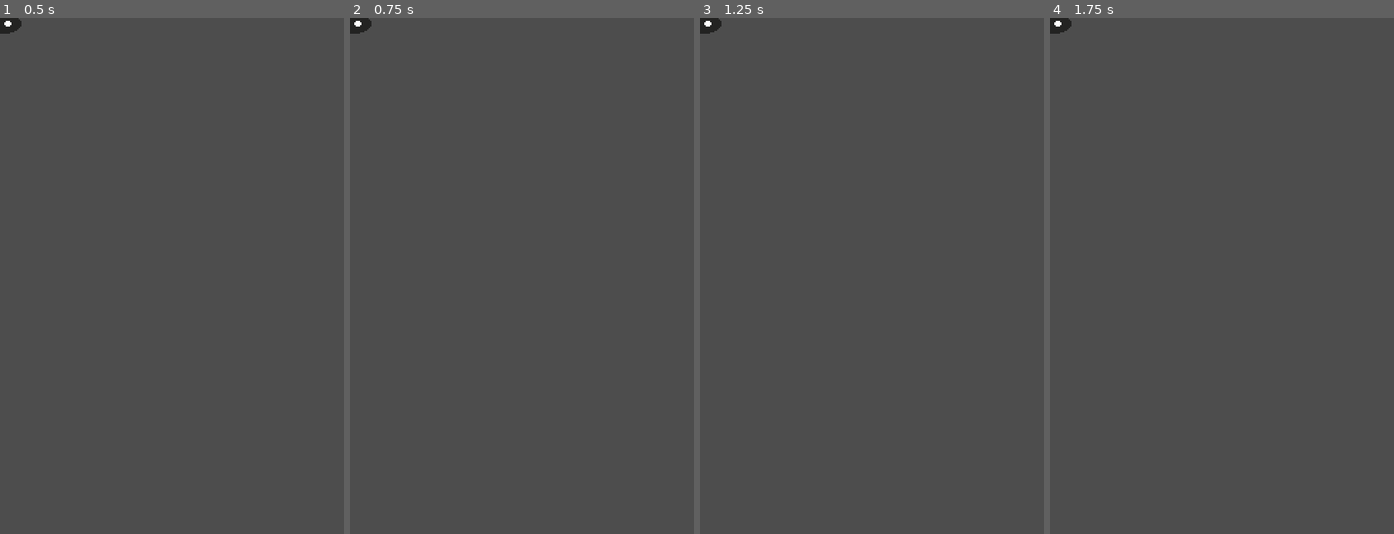
Above: before the commit, frames 1-4 (left to right).
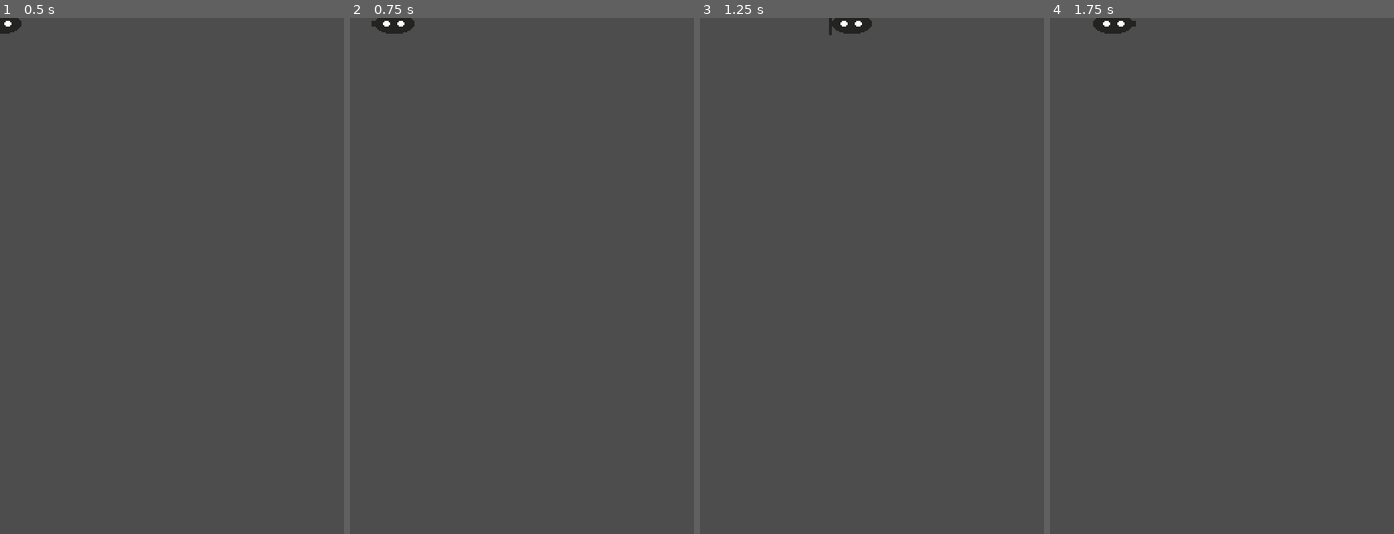
Above: after the commit, the same moments.

Repository: seb-navarro/Endless_Depth
Game: Godot game, scene res://player/player.tscn
Two runs of this game, one before a commit and one after it. Both use one fixed random seed, a clock stepped at 60 frames per second and the inputs below. The project has no main scene, so this scene is started directly.
Inputs:
- Up to frame 1 (0.5 s): no input
- Up to frame 2 (0.75 s): tap Enter at 0.5 s; hold D (move_right, bound only after the commit) from 0.53 s (still down)
- Up to frame 3 (1.25 s): keep holding D (move_right, bound only after the commit)
- Up to frame 4 (1.75 s): release D (move_right, bound only after the commit) at 1.28 s; hold A (move_left, bound only after the commit) from 1.28 s (still down)

Frame 1 is identical in both runs. In frame 2, 0.5% of the frame differs, in the area x 0-19%, y 0-4%; in frame 3, 0.5%, in the area x 0-50%, y 0-4%; in frame 4, 0.5%.

Commit message:
Created player script with basic movement functionality

Diff:
--- /dev/null
+++ b/player/player.gd
@@ -0,0 +1,44 @@
+extends Area2D
+
+signal hit
+
+@export var speed = 300
+var screen_size
+
+
+# Called when the node enters the scene tree for the first time.
+func _ready() -> void:
+	screen_size = get_viewport_rect().size
+	$AnimatedSprite2D.animation = "submarine"
+
+
+# Called every frame. 'delta' is the elapsed time since the previous frame.
+func _process(delta: float) -> void:
+	var velocity = Vector2.ZERO
+
+	if Input.is_action_pressed("move_right"):
+		velocity.x += 1
+	if Input.is_action_pressed("move_left"):
+		velocity.x -= 1
+
+	if velocity.length() > 0:
+		velocity = velocity.normalized() * speed
+
+	$AnimatedSprite2D.play()
+
+	position += velocity * delta
+	position = position.clamp(Vector2.ZERO, screen_size)
+
+	if velocity.x != 0:
+		$AnimatedSprite2D.flip_h = velocity.x < 0
+
+
+func _on_body_entered(body: Node2D) -> void:
+	hide() # Player disappears after being hit.
+	hit.emit()
+	$CollisionShape2D.set_deferred("disabled", true)
+
+func start(pos):
+	position = pos
+	show()
+	$CollisionShape2D.disabled = false
--- a/player/player.tscn
+++ b/player/player.tscn
@@ -1,19 +1,6 @@
-[gd_scene load_steps=72 format=3 uid="uid://wp7styrjr6eh"]
+[gd_scene load_steps=31 format=3 uid="uid://wp7styrjr6eh"]
 
-[ext_resource type="Texture2D" uid="uid://dgcnm4iufab5e" path="res://assets/art/player/Submarine (down-left) - Endless Depth/submarine_down_left_00.png" id="1_yggkf"]
-[ext_resource type="Texture2D" uid="uid://bftw522j4grti" path="res://assets/art/player/Submarine (down-left) - Endless Depth/submarine_down_left_01.png" id="2_gl640"]
-[ext_resource type="Texture2D" uid="uid://dyi38afqda8e1" path="res://assets/art/player/Submarine (down-left) - Endless Depth/submarine_down_left_02.png" id="3_vmjhp"]
-[ext_resource type="Texture2D" uid="uid://mfk7mcbg1qls" path="res://assets/art/player/Submarine (down-left) - Endless Depth/submarine_down_left_03.png" id="4_4x6bw"]
-[ext_resource type="Texture2D" uid="uid://cnqrgr2ko27bi" path="res://assets/art/player/Submarine (down-left) - Endless Depth/submarine_down_left_04.png" id="5_vvgsq"]
-[ext_resource type="Texture2D" uid="uid://wpd3ikwiau8t" path="res://assets/art/player/Submarine (down-left) - Endless Depth/submarine_down_left_05.png" id="6_l2fpb"]
-[ext_resource type="Texture2D" uid="uid://ynfsikmhao08" path="res://assets/art/player/Submarine (down-left) - Endless Depth/submarine_down_left_06.png" id="7_g802m"]
-[ext_resource type="Texture2D" uid="uid://d153rcvj5tmng" path="res://assets/art/player/Submarine (down-left) - Endless Depth/submarine_down_left_07.png" id="8_vopxl"]
-[ext_resource type="Texture2D" uid="uid://bf4psnxj4b4ou" path="res://assets/art/player/Submarine (down-left) - Endless Depth/submarine_down_left_08.png" id="9_rvilv"]
-[ext_resource type="Texture2D" uid="uid://bf5f82vugb5oq" path="res://assets/art/player/Submarine (down-left) - Endless Depth/submarine_down_left_09.png" id="10_5p6ih"]
-[ext_resource type="Texture2D" uid="uid://dv4hojiqjei7f" path="res://assets/art/player/Submarine (down-left) - Endless Depth/submarine_down_left_10.png" id="11_4xg00"]
-[ext_resource type="Texture2D" uid="uid://bhuokp51ia14d" path="res://assets/art/player/Submarine (down-left) - Endless Depth/submarine_down_left_11.png" id="12_o240o"]
-[ext_resource type="Texture2D" uid="uid://dbspbkx2a004y" path="res://assets/art/player/Submarine (down-left) - Endless Depth/submarine_down_left_12.png" id="13_1uosj"]
-[ext_resource type="Texture2D" uid="uid://tlontp1of4ef" path="res://assets/art/player/Submarine (down-left) - Endless Depth/submarine_down_left_13.png" id="14_nayhp"]
+[ext_resource type="Script" path="res://player/player.gd" id="1_dtnh2"]
 [ext_resource type="Texture2D" uid="uid://btnhsa8dxdftb" path="res://assets/art/player/Submarine (down-right) - Endless Depth/submarine_down_right_00.png" id="15_qfid1"]
 [ext_resource type="Texture2D" uid="uid://b1k55lawaggjk" path="res://assets/art/player/Submarine (down-right) - Endless Depth/submarine_down_right_01.png" id="16_jhe65"]
 [ext_resource type="Texture2D" uid="uid://dfahgw0n34164" path="res://assets/art/player/Submarine (down-right) - Endless Depth/submarine_down_right_02.png" id="17_p260t"]
@@ -28,34 +15,6 @@
 [ext_resource type="Texture2D" uid="uid://bvao72gltjpgu" path="res://assets/art/player/Submarine (down-right) - Endless Depth/submarine_down_right_11.png" id="26_4x826"]
 [ext_resource type="Texture2D" uid="uid://o4ypm3eedath" path="res://assets/art/player/Submarine (down-right) - Endless Depth/submarine_down_right_12.png" id="27_lmtqe"]
 [ext_resource type="Texture2D" uid="uid://ceo82bkoq5a73" path="res://assets/art/player/Submarine (down-right) - Endless Depth/submarine_down_right_13.png" id="28_oi8og"]
-[ext_resource type="Texture2D" uid="uid://byg1d6lr2jcd7" path="res://assets/art/player/Submarine (game-over) - Endless Depth/submarine_game_over_00.png" id="29_elvup"]
-[ext_resource type="Texture2D" uid="uid://cxfjthmpqu02t" path="res://assets/art/player/Submarine (game-over) - Endless Depth/submarine_game_over_01.png" id="30_p2cfo"]
-[ext_resource type="Texture2D" uid="uid://baiumg0i6fux6" path="res://assets/art/player/Submarine (game-over) - Endless Depth/submarine_game_over_02.png" id="31_n4dl2"]
-[ext_resource type="Texture2D" uid="uid://br14r6wq840p0" path="res://assets/art/player/Submarine (game-over) - Endless Depth/submarine_game_over_03.png" id="32_mv1qq"]
-[ext_resource type="Texture2D" uid="uid://6r0gpses7it1" path="res://assets/art/player/Submarine (game-over) - Endless Depth/submarine_game_over_04.png" id="33_qnyni"]
-[ext_resource type="Texture2D" uid="uid://bpnddhh8lvwnc" path="res://assets/art/player/Submarine (game-over) - Endless Depth/submarine_game_over_05.png" id="34_3vfqg"]
-[ext_resource type="Texture2D" uid="uid://dmw0bcn4xqfeq" path="res://assets/art/player/Submarine (game-over) - Endless Depth/submarine_game_over_06.png" id="35_23jcr"]
-[ext_resource type="Texture2D" uid="uid://bvyd1cki52nae" path="res://assets/art/player/Submarine (game-over) - Endless Depth/submarine_game_over_07.png" id="36_8bgq1"]
-[ext_resource type="Texture2D" uid="uid://c5cg7dbeg8flx" path="res://assets/art/player/Submarine (game-over) - Endless Depth/submarine_game_over_08.png" id="37_qkigb"]
-[ext_resource type="Texture2D" uid="uid://b5wfr5uk67u5c" path="res://assets/art/player/Submarine (game-over) - Endless Depth/submarine_game_over_09.png" id="38_ab4cj"]
-[ext_resource type="Texture2D" uid="uid://clshyun24w1vl" path="res://assets/art/player/Submarine (game-over) - Endless Depth/submarine_game_over_10.png" id="39_cosi8"]
-[ext_resource type="Texture2D" uid="uid://bukwioksotqqk" path="res://assets/art/player/Submarine (game-over) - Endless Depth/submarine_game_over_11.png" id="40_jsbid"]
-[ext_resource type="Texture2D" uid="uid://cylm0rbnk34b2" path="res://assets/art/player/Submarine (game-over) - Endless Depth/submarine_game_over_12.png" id="41_fo1rw"]
-[ext_resource type="Texture2D" uid="uid://daix5oxvgt07l" path="res://assets/art/player/Submarine (game-over) - Endless Depth/submarine_game_over_13.png" id="42_8djfc"]
-[ext_resource type="Texture2D" uid="uid://dfquvgrp5cer2" path="res://assets/art/player/Submarine (Left)  - Endless Depth/submarine_left_00.png" id="43_d8bk8"]
-[ext_resource type="Texture2D" uid="uid://bxikl5n5vbnnm" path="res://assets/art/player/Submarine (Left)  - Endless Depth/submarine_left_01.png" id="44_p2uq3"]
-[ext_resource type="Texture2D" uid="uid://dsatv5qlf103p" path="res://assets/art/player/Submarine (Left)  - Endless Depth/submarine_left_02.png" id="45_fs1aw"]
-[ext_resource type="Texture2D" uid="uid://b5baanl8ry331" path="res://assets/art/player/Submarine (Left)  - Endless Depth/submarine_left_03.png" id="46_s714v"]
-[ext_resource type="Texture2D" uid="uid://2pr4ncet5334" path="res://assets/art/player/Submarine (Left)  - Endless Depth/submarine_left_04.png" id="47_22vpm"]
-[ext_resource type="Texture2D" uid="uid://bv6q8wipsptvp" path="res://assets/art/player/Submarine (Left)  - Endless Depth/submarine_left_05.png" id="48_rpemu"]
-[ext_resource type="Texture2D" uid="uid://cqnpp27v8lt17" path="res://assets/art/player/Submarine (Left)  - Endless Depth/submarine_left_06.png" id="49_5vs0a"]
-[ext_resource type="Texture2D" uid="uid://cnknstbu8j74h" path="res://assets/art/player/Submarine (Left)  - Endless Depth/submarine_left_07.png" id="50_l4cmx"]
-[ext_resource type="Texture2D" uid="uid://dl5o1lkyw53ka" path="res://assets/art/player/Submarine (Left)  - Endless Depth/submarine_left_08.png" id="51_8x8pq"]
-[ext_resource type="Texture2D" uid="uid://d3t6icg4hc76h" path="res://assets/art/player/Submarine (Left)  - Endless Depth/submarine_left_09.png" id="52_0a60s"]
-[ext_resource type="Texture2D" uid="uid://6mmoa81auk32" path="res://assets/art/player/Submarine (Left)  - Endless Depth/submarine_left_10.png" id="53_xtba8"]
-[ext_resource type="Texture2D" uid="uid://dh1rqu6kvrjil" path="res://assets/art/player/Submarine (Left)  - Endless Depth/submarine_left_11.png" id="54_cidgj"]
-[ext_resource type="Texture2D" uid="uid://dmcen512kmne6" path="res://assets/art/player/Submarine (Left)  - Endless Depth/submarine_left_12.png" id="55_4oae4"]
-[ext_resource type="Texture2D" uid="uid://dst5dcjjphtkr" path="res://assets/art/player/Submarine (Left)  - Endless Depth/submarine_left_13.png" id="56_3cpj7"]
 [ext_resource type="Texture2D" uid="uid://cypp1sy3t8esr" path="res://assets/art/player/Submarine (Right) - Endless Depth/submarine_right_00.png" id="57_0k6t8"]
 [ext_resource type="Texture2D" uid="uid://bhqlx0jj5xikj" path="res://assets/art/player/Submarine (Right) - Endless Depth/submarine_right_01.png" id="58_0q2h8"]
 [ext_resource type="Texture2D" uid="uid://bv32ybts3lco" path="res://assets/art/player/Submarine (Right) - Endless Depth/submarine_right_02.png" id="59_4gg7u"]
@@ -75,50 +34,50 @@
 animations = [{
 "frames": [{
 "duration": 1.0,
-"texture": ExtResource("1_yggkf")
+"texture": ExtResource("57_0k6t8")
 }, {
 "duration": 1.0,
-"texture": ExtResource("2_gl640")
+"texture": ExtResource("58_0q2h8")
 }, {
 "duration": 1.0,
-"texture": ExtResource("3_vmjhp")
+"texture": ExtResource("59_4gg7u")
 }, {
 "duration": 1.0,
-"texture": ExtResource("4_4x6bw")
+"texture": ExtResource("60_vq8oc")
 }, {
 "duration": 1.0,
-"texture": ExtResource("5_vvgsq")
+"texture": ExtResource("61_3y6ou")
 }, {
 "duration": 1.0,
-"texture": ExtResource("6_l2fpb")
+"texture": ExtResource("62_s1bqx")
 }, {
 "duration": 1.0,
-"texture": ExtResource("7_g802m")
+"texture": ExtResource("63_k71aq")
 }, {
 "duration": 1.0,
-"texture": ExtResource("8_vopxl")
+"texture": ExtResource("64_7aqf4")
 }, {
 "duration": 1.0,
-"texture": ExtResource("9_rvilv")
+"texture": ExtResource("65_ruorh")
 }, {
 "duration": 1.0,
-"texture": ExtResource("10_5p6ih")
+"texture": ExtResource("66_ln3qd")
 }, {
 "duration": 1.0,
-"texture": ExtResource("11_4xg00")
+"texture": ExtResource("67_0uoli")
 }, {
 "duration": 1.0,
-"texture": ExtResource("12_o240o")
+"texture": ExtResource("68_yy6l5")
 }, {
 "duration": 1.0,
-"texture": ExtResource("13_1uosj")
+"texture": ExtResource("69_cptmu")
 }, {
 "duration": 1.0,
-"texture": ExtResource("14_nayhp")
+"texture": ExtResource("70_c58id")
 }],
 "loop": true,
-"name": &"submarine_accelerate_left",
-"speed": 5.0
+"name": &"submarine",
+"speed": 12.0
 }, {
 "frames": [{
 "duration": 1.0,
@@ -164,157 +123,19 @@
 "texture": ExtResource("28_oi8og")
 }],
 "loop": true,
-"name": &"submarine_accelerate_right",
-"speed": 5.0
-}, {
-"frames": [{
-"duration": 1.0,
-"texture": ExtResource("29_elvup")
-}, {
-"duration": 1.0,
-"texture": ExtResource("30_p2cfo")
-}, {
-"duration": 1.0,
-"texture": ExtResource("31_n4dl2")
-}, {
-"duration": 1.0,
-"texture": ExtResource("32_mv1qq")
-}, {
-"duration": 1.0,
-"texture": ExtResource("33_qnyni")
-}, {
-"duration": 1.0,
-"texture": ExtResource("34_3vfqg")
-}, {
-"duration": 1.0,
-"texture": ExtResource("35_23jcr")
-}, {
-"duration": 1.0,
-"texture": ExtResource("36_8bgq1")
-}, {
-"duration": 1.0,
-"texture": ExtResource("37_qkigb")
-}, {
-"duration": 1.0,
-"texture": ExtResource("38_ab4cj")
-}, {
-"duration": 1.0,
-"texture": ExtResource("39_cosi8")
-}, {
-"duration": 1.0,
-"texture": ExtResource("40_jsbid")
-}, {
-"duration": 1.0,
-"texture": ExtResource("41_fo1rw")
-}, {
-"duration": 1.0,
-"texture": ExtResource("42_8djfc")
-}],
-"loop": true,
-"name": &"submarine_game_over",
-"speed": 5.0
-}, {
-"frames": [{
-"duration": 1.0,
-"texture": ExtResource("43_d8bk8")
-}, {
-"duration": 1.0,
-"texture": ExtResource("44_p2uq3")
-}, {
-"duration": 1.0,
-"texture": ExtResource("45_fs1aw")
-}, {
-"duration": 1.0,
-"texture": ExtResource("46_s714v")
-}, {
-"duration": 1.0,
-"texture": ExtResource("47_22vpm")
-}, {
-"duration": 1.0,
-"texture": ExtResource("48_rpemu")
-}, {
-"duration": 1.0,
-"texture": ExtResource("49_5vs0a")
-}, {
-"duration": 1.0,
-"texture": ExtResource("50_l4cmx")
-}, {
-"duration": 1.0,
-"texture": ExtResource("51_8x8pq")
-}, {
-"duration": 1.0,
-"texture": ExtResource("52_0a60s")
-}, {
-"duration": 1.0,
-"texture": ExtResource("53_xtba8")
-}, {
-"duration": 1.0,
-"texture": ExtResource("54_cidgj")
-}, {
-"duration": 1.0,
-"texture": ExtResource("55_4oae4")
-}, {
-"duration": 1.0,
-"texture": ExtResource("56_3cpj7")
-}],
-"loop": true,
-"name": &"submarine_left",
-"speed": 5.0
-}, {
-"frames": [{
-"duration": 1.0,
-"texture": ExtResource("57_0k6t8")
-}, {
-"duration": 1.0,
-"texture": ExtResource("58_0q2h8")
-}, {
-"duration": 1.0,
-"texture": ExtResource("59_4gg7u")
-}, {
-"duration": 1.0,
-"texture": ExtResource("60_vq8oc")
-}, {
-"duration": 1.0,
-"texture": ExtResource("61_3y6ou")
-}, {
-"duration": 1.0,
-"texture": ExtResource("62_s1bqx")
-}, {
-"duration": 1.0,
-"texture": ExtResource("63_k71aq")
-}, {
-"duration": 1.0,
-"texture": ExtResource("64_7aqf4")
-}, {
-"duration": 1.0,
-"texture": ExtResource("65_ruorh")
-}, {
-"duration": 1.0,
-"texture": ExtResource("66_ln3qd")
-}, {
-"duration": 1.0,
-"texture": ExtResource("67_0uoli")
-}, {
-"duration": 1.0,
-"texture": ExtResource("68_yy6l5")
-}, {
-"duration": 1.0,
-"texture": ExtResource("69_cptmu")
-}, {
-"duration": 1.0,
-"texture": ExtResource("70_c58id")
-}],
-"loop": true,
-"name": &"submarine_right",
-"speed": 5.0
+"name": &"submarine_accelerate",
+"speed": 12.0
 }]
 
 [node name="Player" type="Area2D"]
+script = ExtResource("1_dtnh2")
 metadata/_edit_group_ = true
 
 [node name="AnimatedSprite2D" type="AnimatedSprite2D" parent="."]
 sprite_frames = SubResource("SpriteFrames_ntpu6")
-animation = &"submarine_right"
+animation = &"submarine_accelerate"
 
 [node name="CollisionPolygon2D" type="CollisionPolygon2D" parent="."]
 polygon = PackedVector2Array(-30, 12, -26, 12, -24, 12, -9, 22, 14, 22, 30, 11, 30, 4, 18, -4, 18, -24, 10, -24, 10, -6, -10, -6, -24, 4, -26, 4, -30, 4)
+
+[connection signal="body_entered" from="." to="." method="_on_body_entered"]
--- a/project.godot
+++ b/project.godot
@@ -19,6 +19,23 @@
 window/size/viewport_height=720
 window/stretch/mode="canvas_items"
 
+[input]
+
+move_right={
+"deadzone": 0.5,
+"events": [Object(InputEventKey,"resource_local_to_scene":false,"resource_name":"","device":-1,"window_id":0,"alt_pressed":false,"shift_pressed":false,"ctrl_pressed":false,"meta_pressed":false,"pressed":false,"keycode":0,"physical_keycode":68,"key_label":0,"unicode":100,"location":0,"echo":false,"script":null)
+]
+}
+move_left={
+"deadzone": 0.5,
+"events": [Object(InputEventKey,"resource_local_to_scene":false,"resource_name":"","device":-1,"window_id":0,"alt_pressed":false,"shift_pressed":false,"ctrl_pressed":false,"meta_pressed":false,"pressed":false,"keycode":0,"physical_keycode":65,"key_label":0,"unicode":97,"location":0,"echo":false,"script":null)
+]
+}
+accelerate={
+"deadzone": 0.5,
+"events": []
+}
+
 [rendering]
 
 renderer/rendering_method="mobile"
